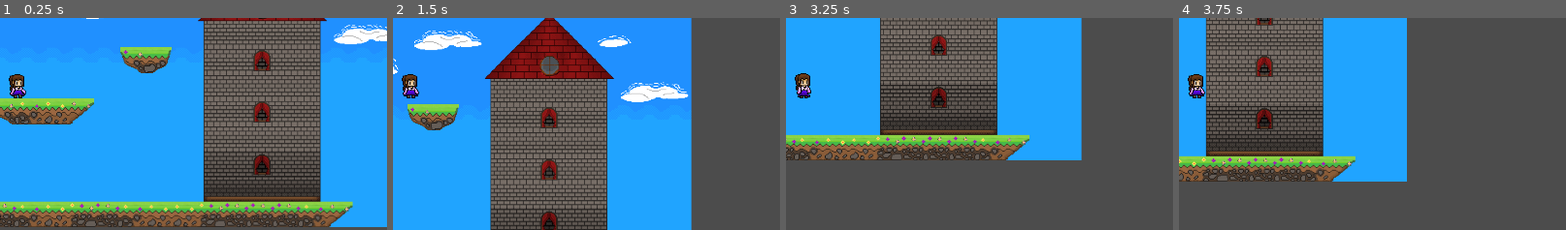
Above: before the commit, frames 1-4 (left to right).
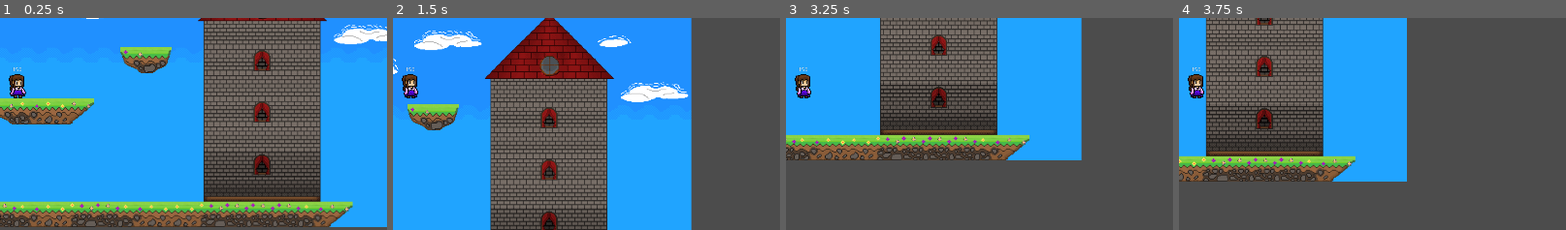
Above: after the commit, the same moments.

Repository: JennyJTG/GodotGameProject
Game: Godot game, scene res://Main.tscn
Two runs of this game, one before a commit and one after it. Both use one fixed random seed, a clock stepped at 60 frames per second and the inputs below.
Inputs:
- Up to frame 1 (0.25 s): no input
- Up to frame 2 (1.5 s): tap Enter (start_game) at 0.5, 0.6, 1.35 s; hold D (move_right) from 0.53 s (still down); tap Space (jump) at 0.77 s
- Up to frame 3 (3.25 s): tap Space (jump) at 1.52, 3.02 s; release D (move_right) at 2.03 s; hold A (move_left) 2.03-2.78 s; tap Enter (start_game) at 2.1, 2.85 s; hold D (move_right) from 2.78 s (still down)
- Up to frame 4 (3.75 s): keep holding D (move_right); tap Enter (start_game) at 3.6 s
The pictures show only the part of the screen within x 48-98%, y 35-85%; the shares and areas given below are measured in that part.

The runs differ from the first frame. In frame 1, less than 0.1% of the frame differs, in the area x 2-7%, y 23-37%; in frame 2, 0.1%; in frame 3, 0.2%, in the area x 2-7%, y 23-38%; in frame 4, 0.1%.

Commit message:
Haha lmao I added health bar and all that lmao
haha lmao

Diff:
--- a/gameJamButCooler/Main.tscn
+++ b/gameJamButCooler/Main.tscn
@@ -1,9 +1,10 @@
-[gd_scene load_steps=35 format=2]
+[gd_scene load_steps=36 format=2]
 
 [ext_resource path="res://player/Player.tscn" type="PackedScene" id=1]
 [ext_resource path="res://HUD.gd" type="Script" id=2]
 [ext_resource path="res://Main.gd" type="Script" id=3]
 [ext_resource path="res://assets/Tilemap_v_1.png" type="Texture" id=4]
+[ext_resource path="res://player/Enemy.tscn" type="PackedScene" id=5]
 
 [sub_resource type="DynamicFontData" id=1]
 font_path = "res://fonts/Xolonium-Regular.ttf"
@@ -823,3 +824,6 @@
 tile_data = PoolIntArray( -327671, 29, 0, -196617, 46, 0, -196610, 43, 0, -262144, 45, 0, -262140, 46, 0, -262136, 23,  …(1116 unchanged characters)…
 
 [node name="Player" parent="." instance=ExtResource( 1 )]
+
+[node name="Enemy" parent="." instance=ExtResource( 5 )]
+position = Vector2( 171, -63 )
--- /dev/null
+++ b/gameJamButCooler/enemy/Enemy.tscn
@@ -0,0 +1,12 @@
+[gd_scene load_steps=2 format=2]
+
+[sub_resource type="CapsuleShape2D" id=1]
+radius = 14.0
+height = 14.0
+
+[node name="KinematicBody2D" type="KinematicBody2D"]
+
+[node name="AnimatedSprite" type="AnimatedSprite" parent="."]
+
+[node name="CollisionShape2D" type="CollisionShape2D" parent="."]
+shape = SubResource( 1 )
--- /dev/null
+++ b/gameJamButCooler/player/Enemy.gd
@@ -0,0 +1,33 @@
+extends KinematicBody2D
+
+
+
+##Among us
+##Haha whoever wrote play I stole all yer scripts
+var velocity = Vector2()
+var HP = 25
+onready var gravity = ProjectSettings.get_setting("physics/2d/default_gravity")
+
+func _ready():
+	pass
+
+
+func dep_health(amt):
+	HP = HP - amt
+	$HPLabel.text = str(HP)
+
+
+
+func _physics_process(delta):
+	velocity.y += gravity * delta
+	velocity = move_and_slide_with_snap(velocity, Vector2.DOWN, Vector2.UP)
+
+
+
+func _on_Area2D_body_entered(body):
+	var hit = body
+	if hit.get_name() == "Player":
+		if hit.HP > 0:
+			hit.dep_health(HP)
+			dep_health(HP)
+	pass
--- /dev/null
+++ b/gameJamButCooler/player/Enemy.tscn
@@ -0,0 +1,31 @@
+[gd_scene load_steps=4 format=2]
+
+[ext_resource path="res://player/Enemy.gd" type="Script" id=1]
+
+[sub_resource type="CapsuleShape2D" id=1]
+radius = 14.0
+height = 14.0
+
+[sub_resource type="CapsuleShape2D" id=2]
+radius = 21.0
+height = 12.0
+
+[node name="KinematicBody2D" type="KinematicBody2D"]
+script = ExtResource( 1 )
+
+[node name="CollisionShape2D" type="CollisionShape2D" parent="."]
+shape = SubResource( 1 )
+
+[node name="HPLabel" type="Label" parent="."]
+margin_left = -20.0
+margin_top = -37.0
+margin_right = 20.0
+margin_bottom = -23.0
+align = 1
+
+[node name="Area2D" type="Area2D" parent="."]
+
+[node name="CollisionShape2D" type="CollisionShape2D" parent="Area2D"]
+shape = SubResource( 2 )
+
+[connection signal="body_entered" from="Area2D" to="." method="_on_Area2D_body_entered"]
--- a/gameJamButCooler/player/Player.gd
+++ b/gameJamButCooler/player/Player.gd
@@ -1,4 +1,7 @@
 extends KinematicBody2D
+
+
+signal health_changed(from,to)
 
 const MAX_SPEED = 450
 const ACCELERATION = 600
@@ -11,7 +14,14 @@
 
 onready var gravity = ProjectSettings.get_setting("physics/2d/default_gravity")
 
+
+func dep_health(amt):
+	HP = HP - amt
+	$HPLabel.text = str(HP)
+
+
 func _ready():
+	$HPLabel.text = str(HP)
 	pass
 
 func _physics_process(delta):
@@ -31,11 +41,19 @@
 	if abs(move) < ACCELERATION * 0.1:
 		velocity.x = move_toward(velocity.x, 0, FRICTION * delta)
 	else:
+		$AnimatedSprite.animation = "walk"
+	if abs(move) < ACCELERATION * 0.1:
+		velocity.x = move_toward(velocity.x, 0, FRICTION * delta)
+		$AnimatedSprite.set_frame(0)
+		$AnimatedSprite.stop()
+	else:
+		$AnimatedSprite.flip_h = velocity.x < 0
 		var acceleration = move * delta
 		if velocity.x * move < 0:
 			acceleration *= 5
 		acceleration = clamp(acceleration, -MAX_SPEED - velocity.x, MAX_SPEED - velocity.x)
 		velocity.x += acceleration
+		$AnimatedSprite.play()
 	velocity.y += gravity * delta
 
 	velocity = move_and_slide_with_snap(velocity, Vector2.DOWN, Vector2.UP)
--- a/gameJamButCooler/player/Player.tscn
+++ b/gameJamButCooler/player/Player.tscn
@@ -137,3 +137,11 @@
 
 [node name="Camera2D" type="Camera2D" parent="."]
 current = true
+
+[node name="HPLabel" type="Label" parent="."]
+margin_left = -38.0
+margin_top = -45.0
+margin_right = 39.0
+margin_bottom = -31.0
+text = "150"
+align = 1
